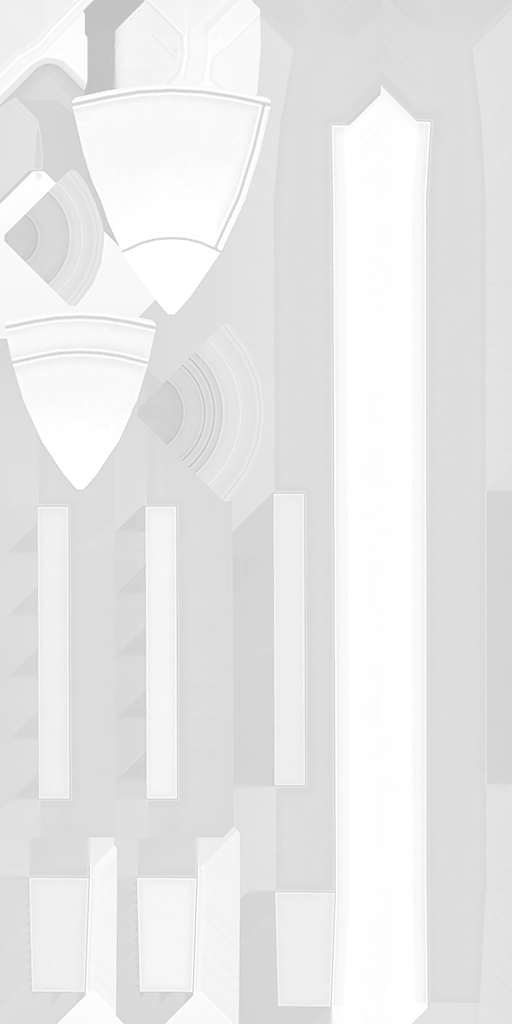
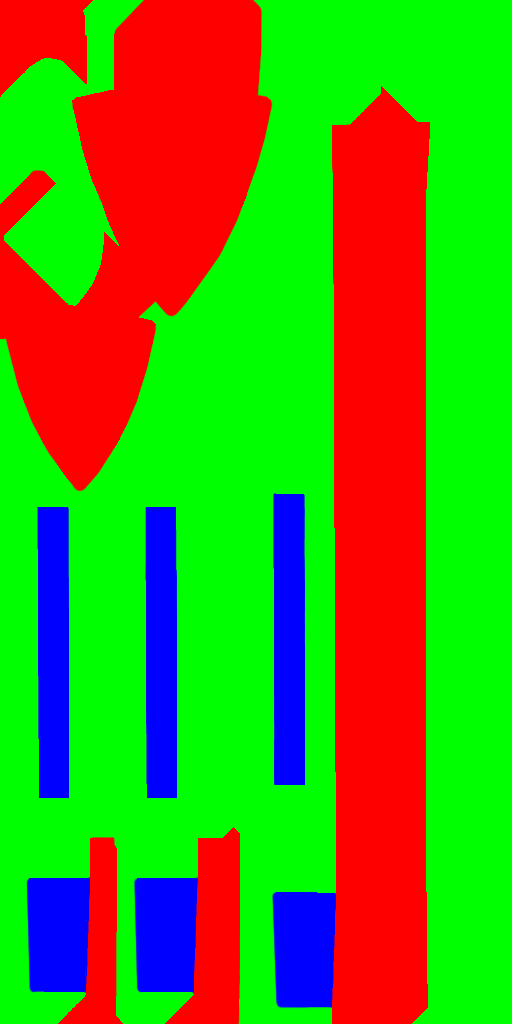
Revision of a layered 512 × 1024 image; what changed, layer by layer:
showed "Blue", painted on it over [29, 493, 335, 1007]
showed "Red", painted on it over [0, 0, 430, 1024]
added layer "Underlaying Blue" above "Green" over [26, 876, 341, 1009]
showed "Green" over [0, 0, 512, 1024]
